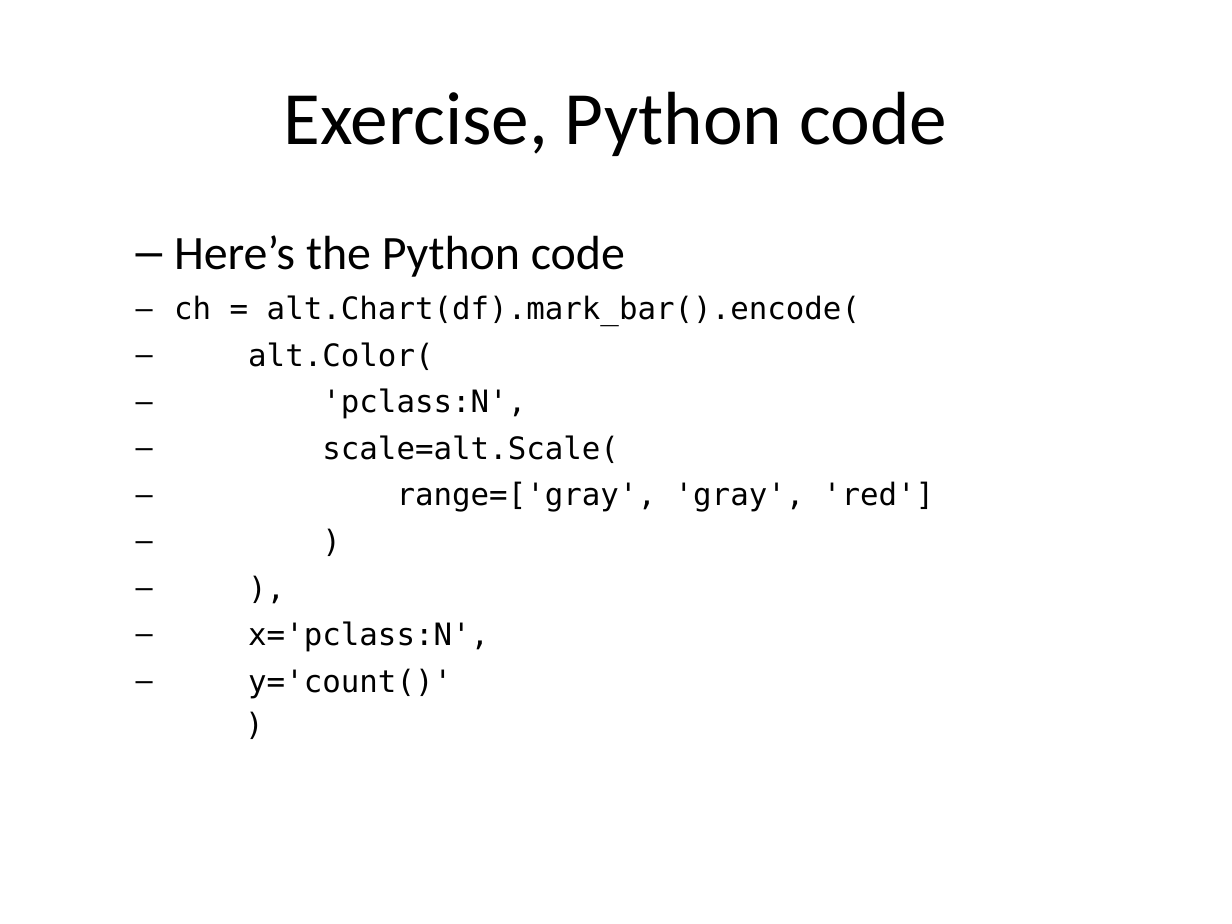
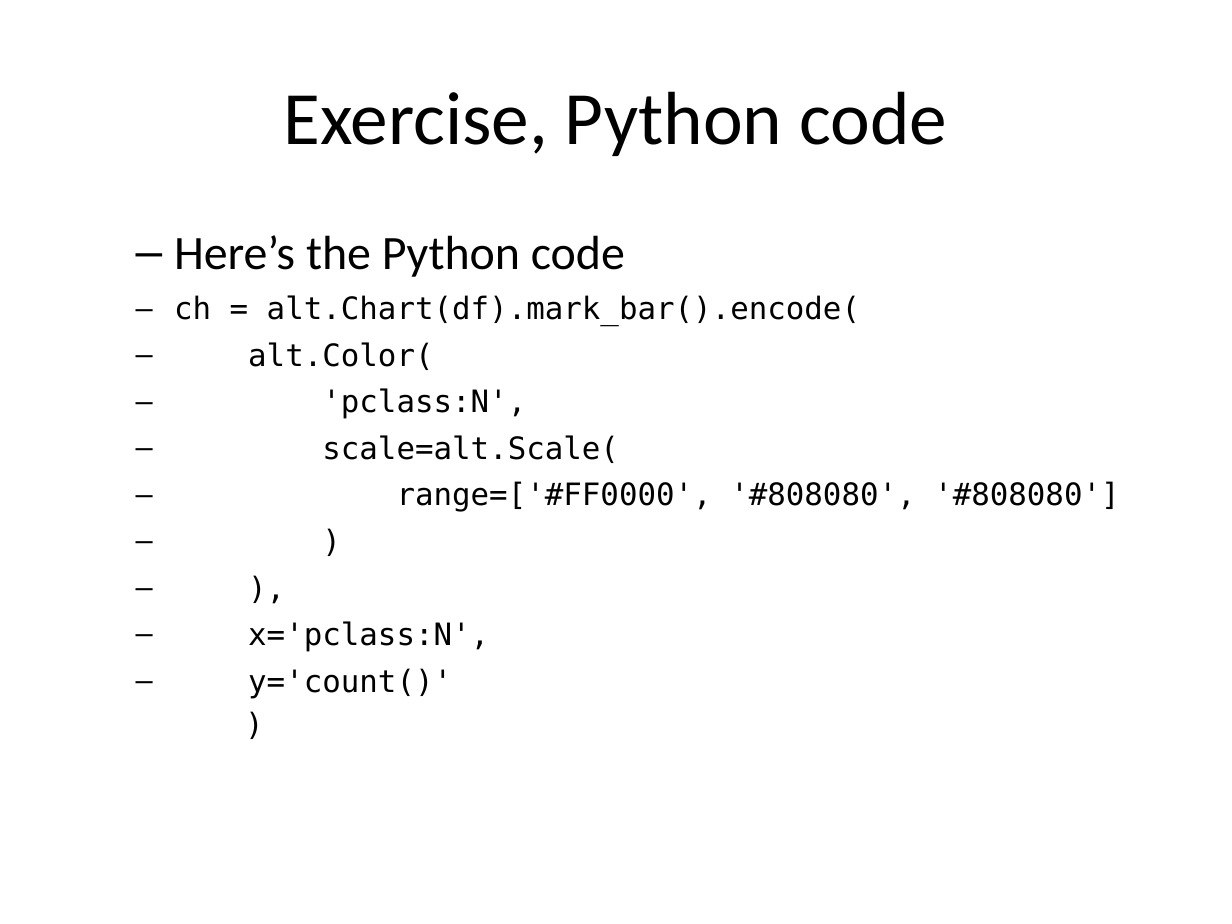
Before and after one commit to pmean/data-visualization, a slide deck: slide 26 of data-viz-02/component/fundamentals.pptx (slide 22 before the commit). Drawn at 1232x924 pixels with LibreOffice and Linux fonts; fonts in the diff are those of the drawing. Boxes give left, top, right and bottom in pixels: in the first picture for what was removed or moved away, otherwise in the second. Text is boxed around its words. In the diff, an @@ line names an element or a change of style, - is before the commit and + after.

```diff
--- a/data-viz-02/component/fundamentals.pptx
+++ b/data-viz-02/component/fundamentals.pptx
@@ text at [174, 295, 1119, 699]: text changed @@
-ch = alt.Chart(df).mark_bar().encode(
-alt.Color(
-'pclass:N',
-scale=alt.Scale(
-range=['gray', 'gray', 'red']
-)
-),
-x='pclass:N',
-y='count()'
-)
+ch = alt.Chart(df).mark_bar().encode(
+alt.Color(
+'pclass:N',
+scale=alt.Scale(
+range=['#FF0000', '#808080', '#808080']
+)
+),
+x='pclass:N',
+y='count()'
+)
```
Also in this commit, not shown: 16 other slides changed, 8 slides added, 4 slides removed, 19 other files.
